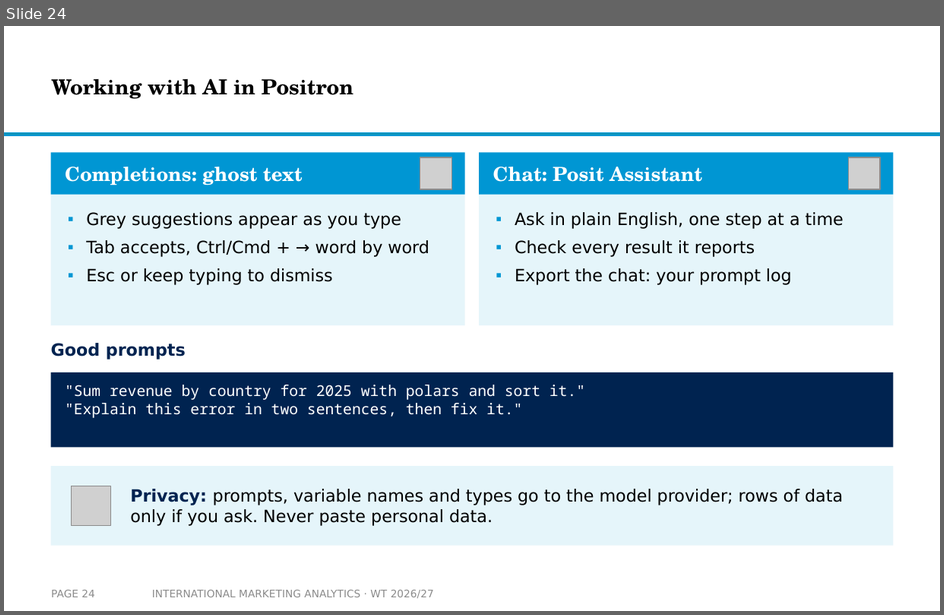
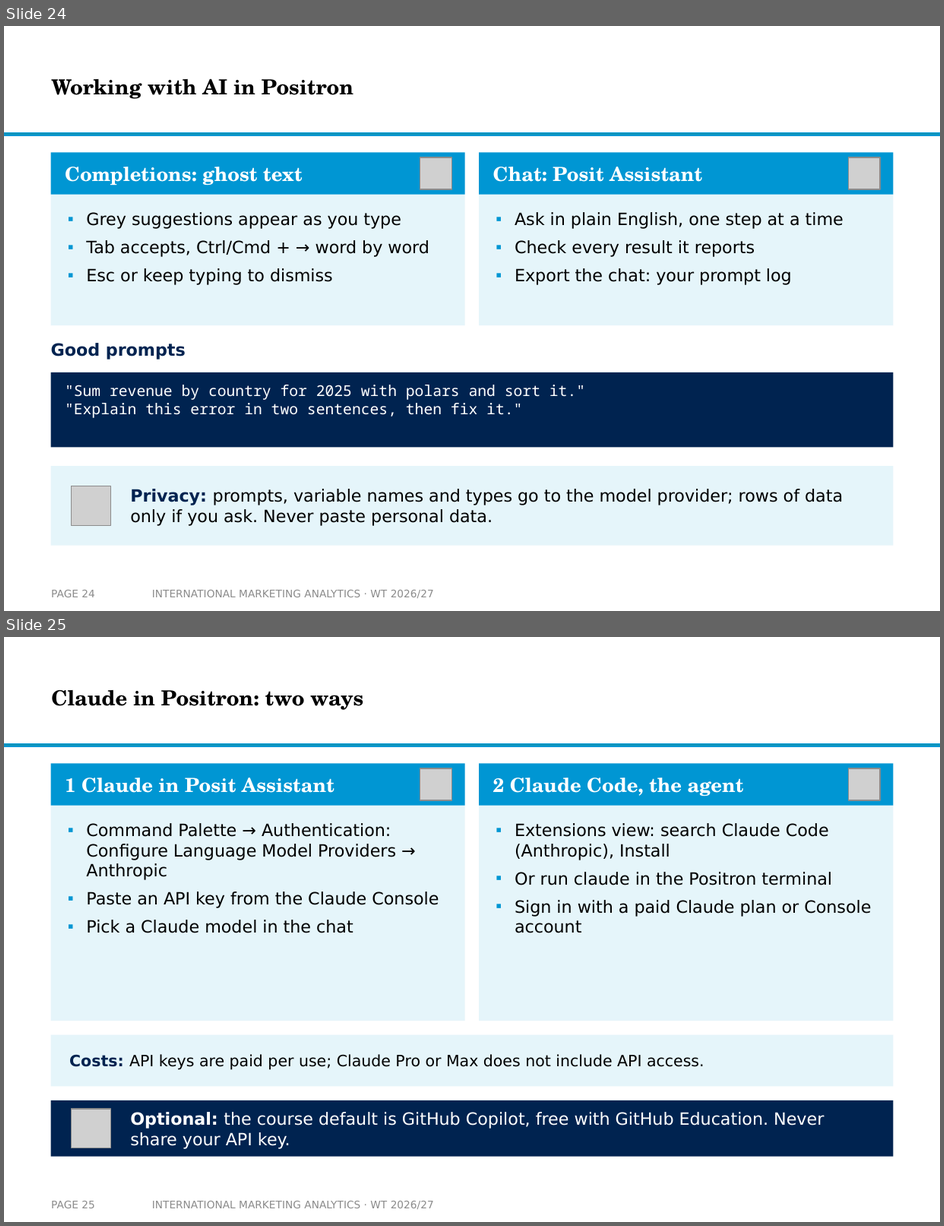
Before and after one commit to arnefloh-wu/International-Marketing-Analytics, a slide deck: slides/01a_setup-and-registration_WT26-27.pptx. Shown one above the other, each under a label of ours: slide 24 before the commit, slides 24 and 25 after it. The pictures are 944x615 and 944x1226 pixels, drawn with LibreOffice and Linux fonts; fonts in the diff are those of the drawing; grey boxes stand for pictures; background and template pictures are left out. Boxes give left, top, right and bottom in pixels: in the first picture for what was removed or moved away, otherwise in the second. Text is boxed around its words. In the diff, an @@ line names an element or a change of style, - is before the commit and + after.

```diff
--- a/slides/01a_setup-and-registration_WT26-27.pptx
+++ b/slides/01a_setup-and-registration_WT26-27.pptx
@@ slide 25 added at (4, 637, 940, 1222), background #FFFFFF; not listed: 1 template element that a slide beside it also shows @@
@@ title added at (51, 690, 363, 710), 16 pt, text #000000, bold @@
+Claude in Positron: two ways
@@ rectangle added at (51, 763, 465, 806), fill #0096D3 @@
@@ picture added at (420, 769, 452, 801) @@
@@ rectangle added at (480, 763, 893, 806), fill #0096D3 @@
@@ picture added at (848, 769, 880, 801) @@
@@ text added at (65, 778, 335, 793), 15 pt, text #FFFFFF, bold @@
+1 Claude in Posit Assistant
@@ text added at (493, 778, 744, 796), 15 pt, text #FFFFFF, bold @@
+2 Claude Code, the agent
@@ rectangle added at (51, 806, 465, 1021), fill #E5F5FA @@
@@ rectangle added at (480, 806, 893, 1021), fill #E5F5FA @@
@@ text added at (86, 823, 439, 933), 13 pt, text #000000 @@
+▪ Command Palette → Authentication: Configure Language Model Providers → Anthropic
+▪ Paste an API key from the Claude Console
+▪ Pick a Claude model in the chat
@@ text added at (515, 823, 871, 933), 13 pt, text #000000 @@
+▪ Extensions view: search Claude Code (Anthropic), Install
+▪ Or run claude in the Positron terminal
+▪ Sign in with a paid Claude plan or Console account
@@ rectangle added at (51, 1035, 893, 1086), fill #E5F5FA @@
@@ text added at (69, 1054, 705, 1070), 12 pt, text #000000 @@
+Costs: API keys are paid per use; Claude Pro or Max does not include API access.
@@ rectangle added at (51, 1101, 893, 1157), fill #002350 @@
@@ picture added at (72, 1109, 110, 1148) @@
@@ text added at (130, 1112, 824, 1149), 13 pt, text #FFFFFF @@
+Optional: the course default is GitHub Copilot, free with GitHub Education. Never share your API key.
@@ page number added at (51, 1201, 94, 1209), 8 pt, text #8C8C8C @@
+PAGE 25
@@ text added at (152, 1201, 434, 1209), 8 pt, text #8C8C8C @@
+INTERNATIONAL MARKETING ANALYTICS · WT 2026/27
```
Also in this commit, not shown: 7 slides changed, 4 other slides added, 4 other files.
